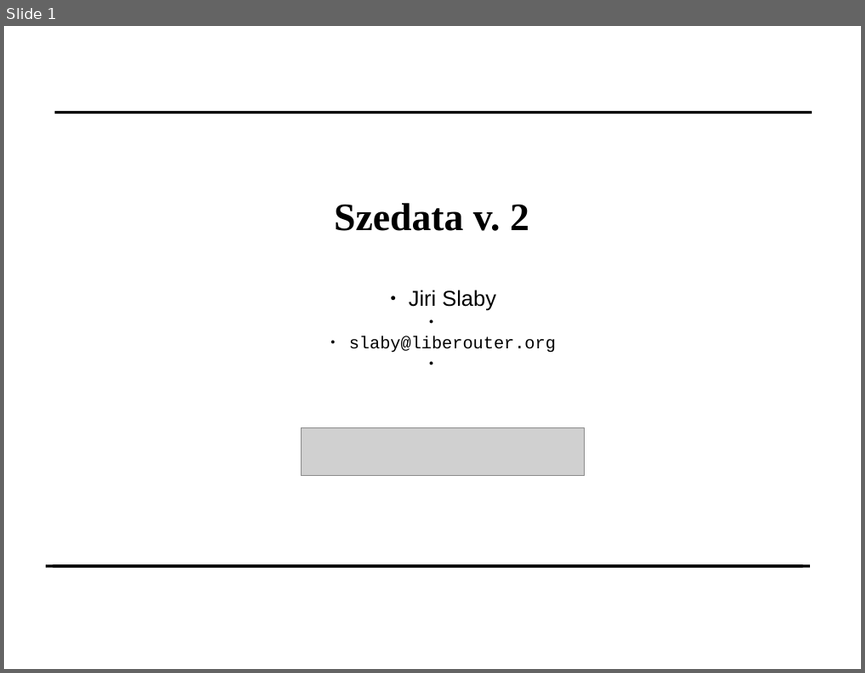
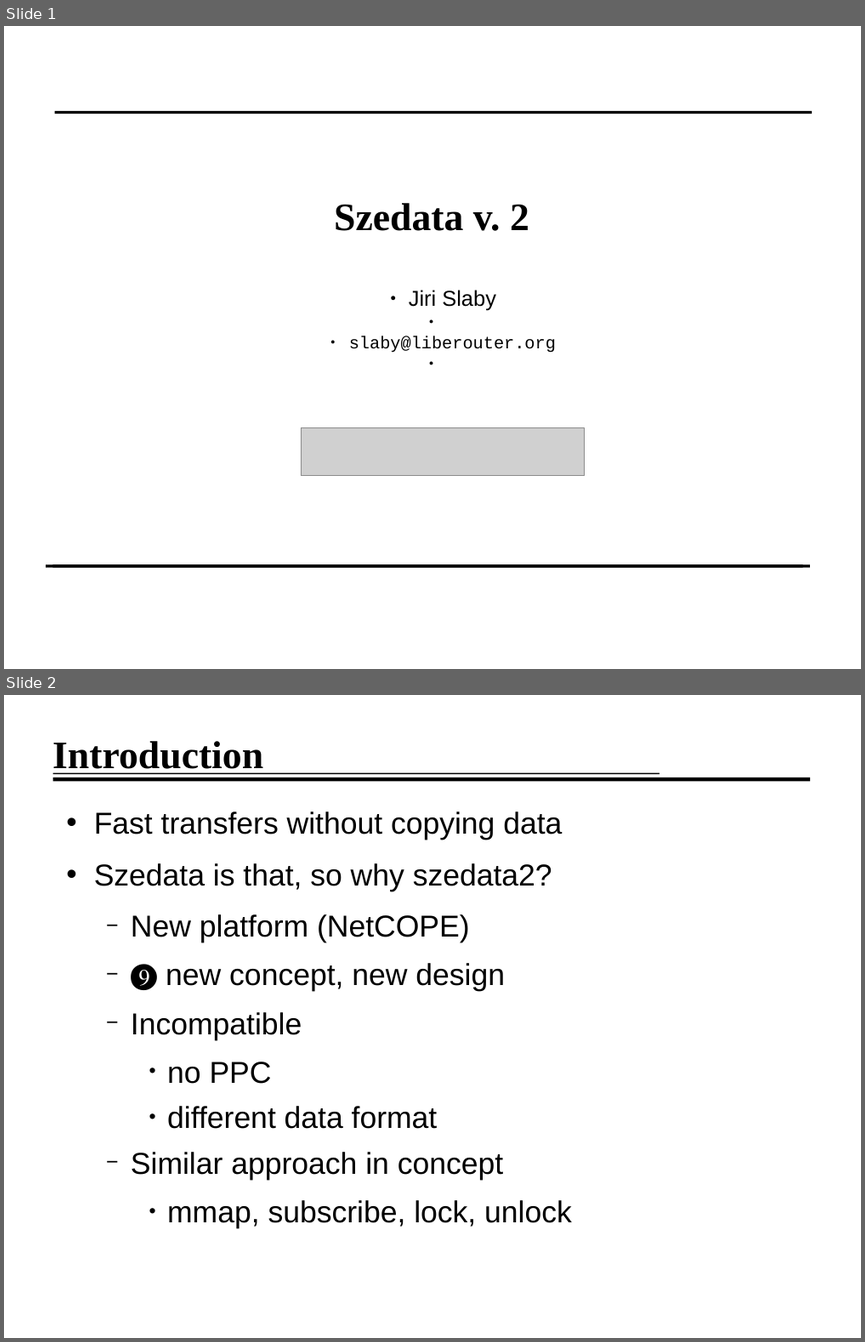
Before and after one commit to jirislaby/writings, a slide deck: presentation/seminar.odp. Shown one above the other, each under a label of ours: slide 1 before the commit, slides 1 and 2 after it. The pictures are 865x673 and 865x1342 pixels, drawn with LibreOffice and Linux fonts; fonts in the diff are those of the drawing; grey boxes stand for pictures; background and template pictures are left out. Boxes give left, top, right and bottom in pixels: in the first picture for what was removed or moved away, otherwise in the second. Text is boxed around its words. In the diff, an @@ line names an element or a change of style, - is before the commit and + after.

```diff
--- a/presentation/seminar.odp
+++ b/presentation/seminar.odp
@@ slide 2 added at [4,695,861,1338], background #FFFFFF @@
@@ title added at [52,741,263,774], 36 pt, text #000000, bold @@
+Introduction
@@ line added from (53, 779) to (811, 779), #000000 3.69 pt @@
@@ line added from (53, 773) to (659, 773), #000000 1.13 pt @@
@@ text added at [94,811,572,1228], 28 pt, text #000000 @@
+• Fast transfers without copying data
+• Szedata is that, so why szedata2?
+  − New platform (NetCOPE)
+  − ❾ new concept, new design
+  − Incompatible
+    • no PPC
+    • different data format
+  − Similar approach in concept
+    • mmap, subscribe, lock, unlock
```
Also in this commit, not shown: 7 other slides added, 1 slide removed.
